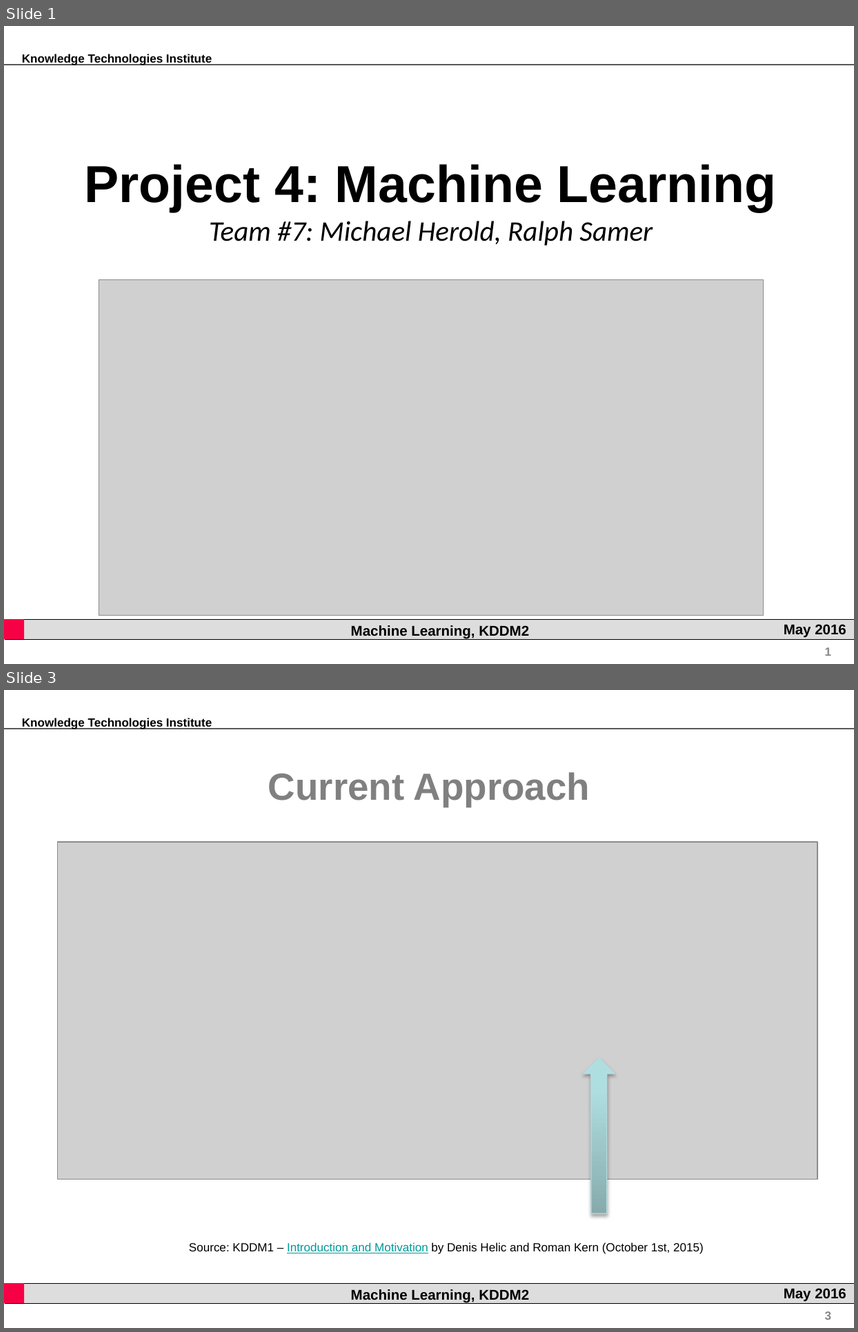
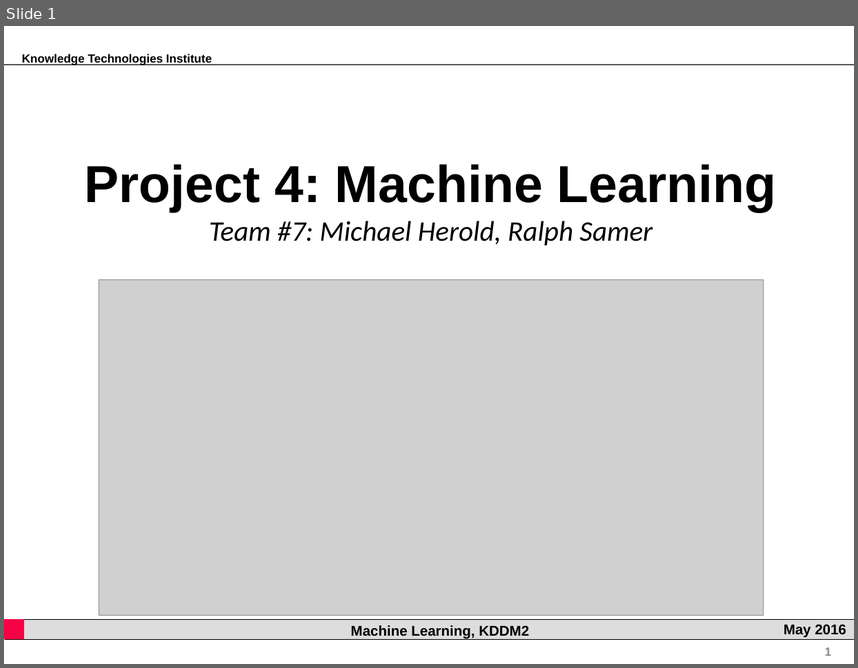
Before and after one commit to rsamer/MLSE, a slide deck: presentation/interim/Presentation.pptx. Shown one above the other, each under a label of ours: slides 1 and 3 before the commit, slide 1 after it; the slides between them are not shown. The pictures are 858x1332 and 858x668 pixels, drawn with LibreOffice and Linux fonts; fonts in the diff are those of the drawing; grey boxes stand for pictures; background and template pictures are left out. Boxes give left, top, right and bottom in pixels: in the first picture for what was removed or moved away, otherwise in the second. Text is boxed around its words. In the diff, an @@ line names an element or a change of style, - is before the commit and + after.

```diff
--- a/presentation/interim/Presentation.pptx
+++ b/presentation/interim/Presentation.pptx
@@ slide 3 removed at [4, 690, 854, 1328], background #FFFFFF; not listed: 7 template elements that a slide beside it also shows @@
@@ title removed at [268, 772, 590, 807] @@
-Current Approach
@@ picture removed at [58, 842, 818, 1179] @@
@@ up arrow removed at [583, 1058, 615, 1214] @@
@@ text removed at [189, 1242, 704, 1254] @@
-Source: KDDM1 – Introduction and Motivation by Denis Helic and Roman Kern (October 1st, 2015)
```
Also in this commit, not shown: 8 slides changed, 3 slides added, 2 other slides removed.
